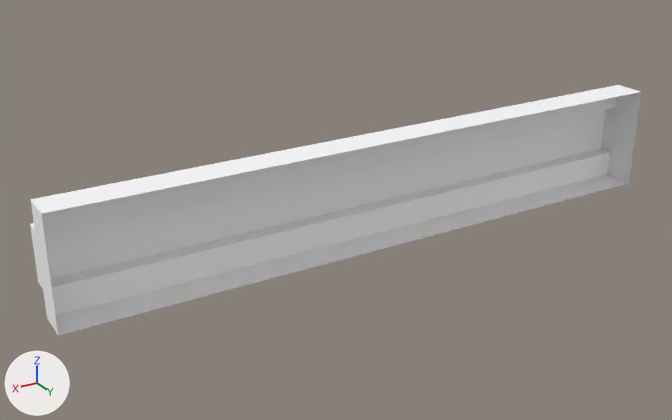
The glTF model assets/synty/simple_fantasy_interiors/models/SM_Env_WallBeam_01.glb as it was, and as the next commit left it.
One viewpoint serves both versions: a 50 mm camera at (0.061, 0.0519, 0.0259) aimed at (0.0281, -0.0029, -0.0015). The axes (+X, +Y, +Z) are drawn at lower left. The lights are the same throughout.

Objects in the first picture: 'SM_Env_WallBeam_01'.
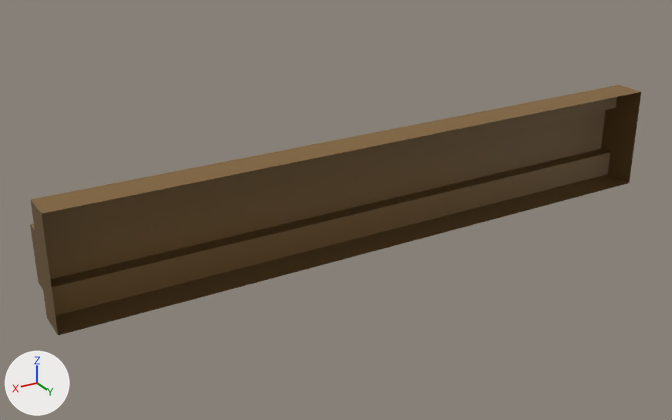
The edits, one by one:
Picture 'SimpleFantasyInteriorsTexture' (img_simplefantasyinteriorstexture) is new.
In material 'lambert1' (mat_lambert1), base_color is no longer (1.0, 1.0, 1.0), white #ffffff.
In material 'lambert1' (mat_lambert1), texture is now set to img_simplefantasyinteriorstexture.

Pixel boxes (x1, y1, x2, y2) of what changed, in the pictures (672 x 420 px):
'SM_Env_WallBeam_01', surface changed (grey to brown)
    both: (30, 85, 641, 335)
